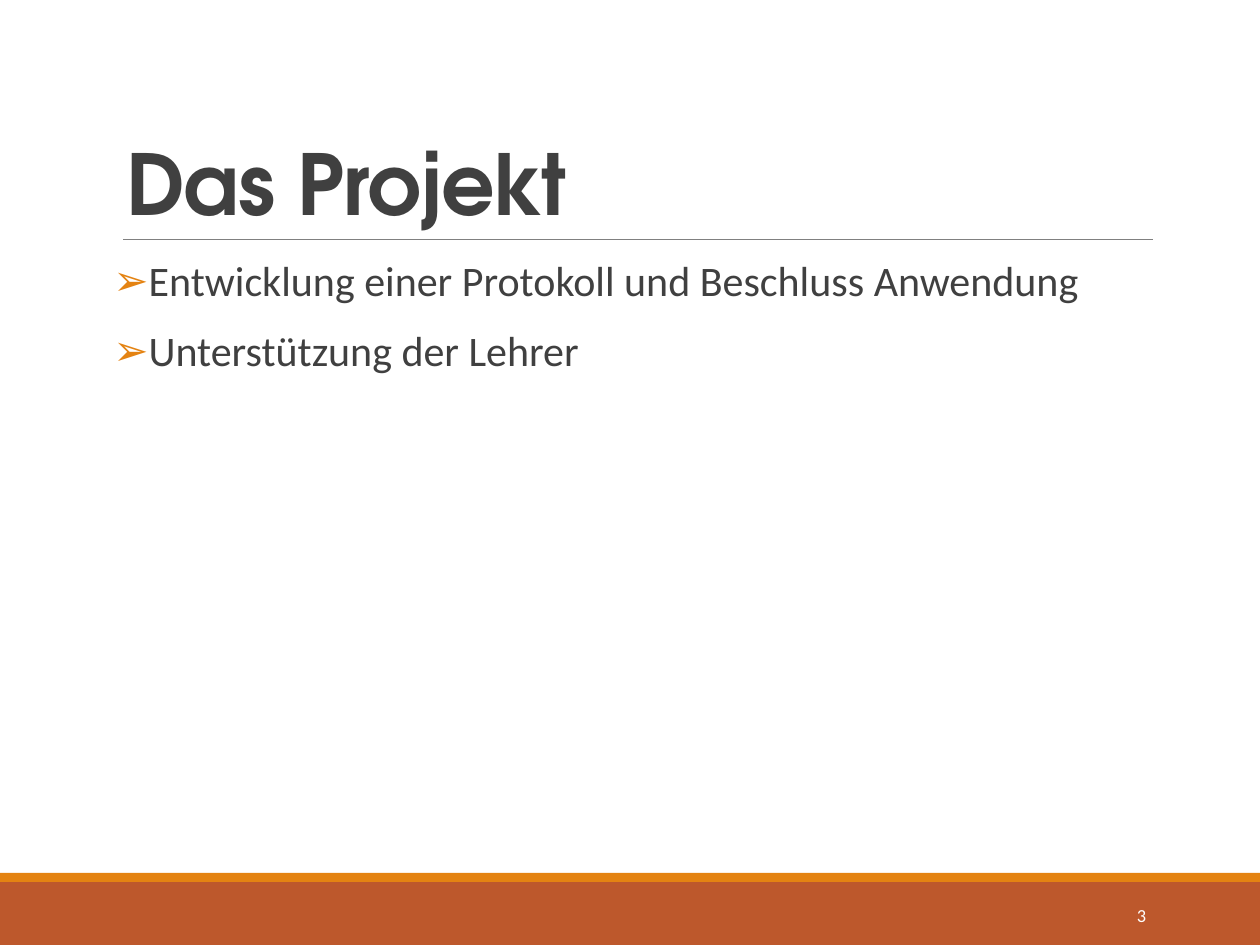
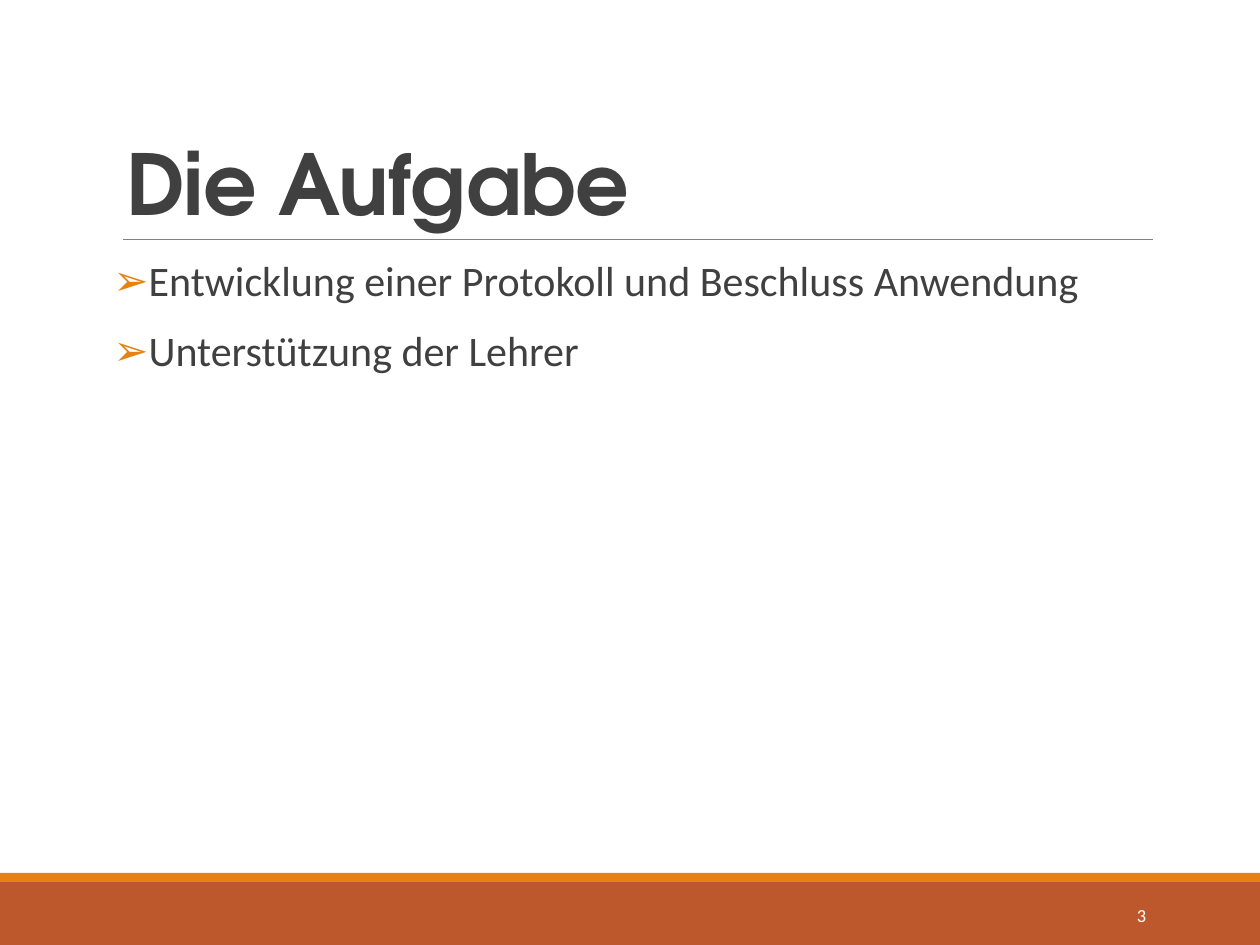
Before and after one commit to Dusty0071/OberstufenProjekt, a slide deck: slide 3 of Präsentation/FIA63-Gruppe#3-PRAES.pptx. Drawn at 1260x945 pixels with LibreOffice and Linux fonts; fonts in the diff are those of the drawing. Boxes give left, top, right and bottom in pixels: in the first picture for what was removed or moved away, otherwise in the second. Text is boxed around its words. In the diff, an @@ line names an element or a change of style, - is before the commit and + after.

```diff
--- a/Präsentation/FIA63-Gruppe#3-PRAES.pptx
+++ b/Präsentation/FIA63-Gruppe#3-PRAES.pptx
@@ title at <box>126,150,629,240</box>: text changed @@
-Das Projekt
+Die Aufgabe
```
Also in this commit, not shown: 7 other slides changed, 1 slide added, 3 slides removed.
